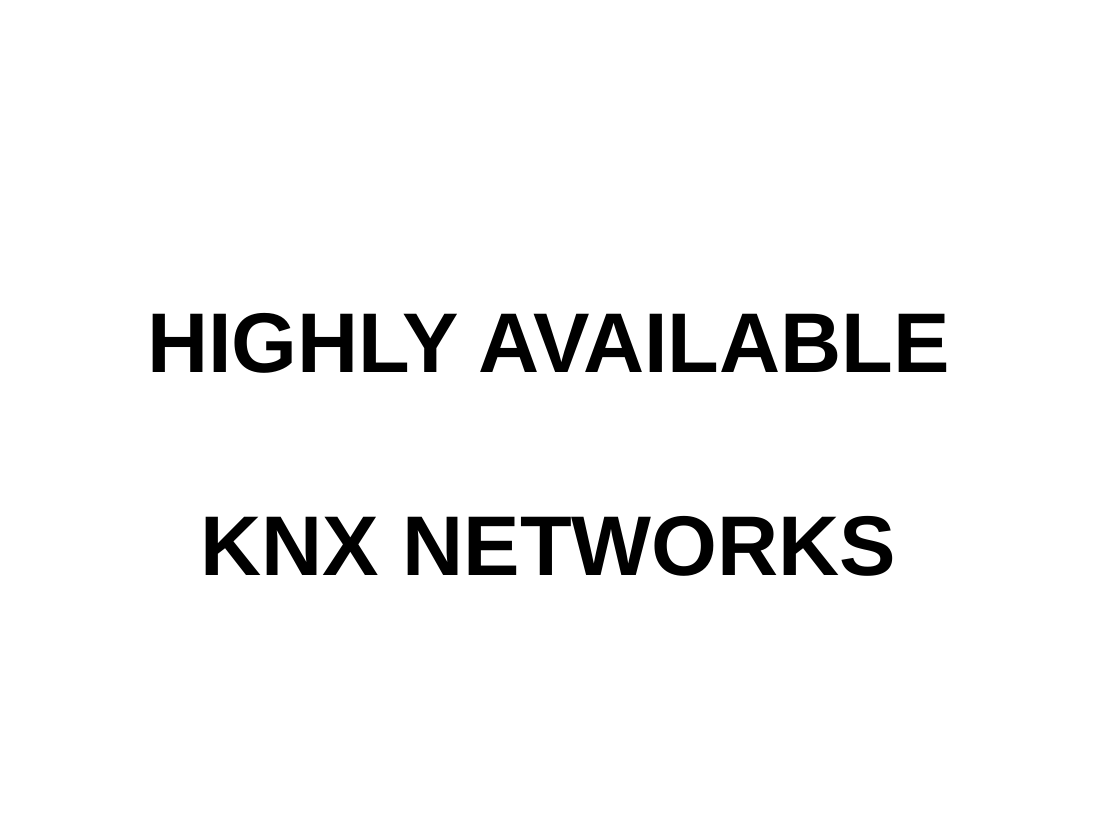
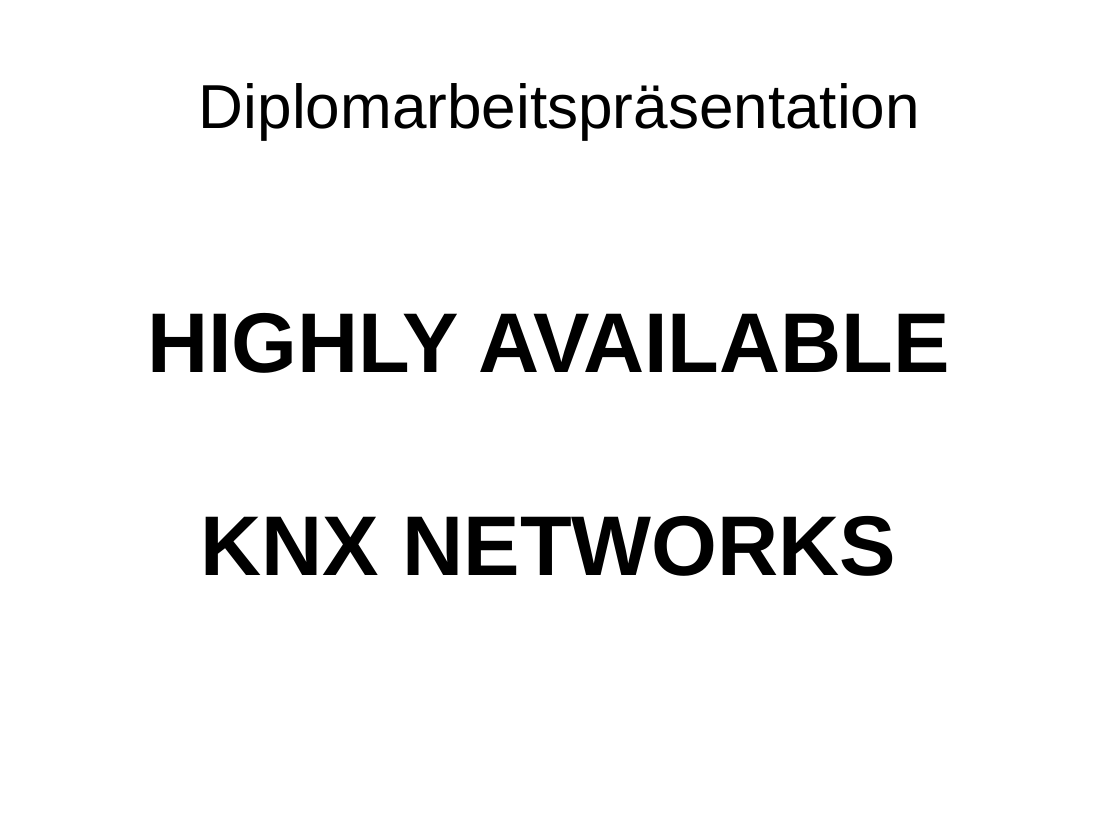
Before and after one commit to hglanzer/knxSec, a slide deck: slide 1 of Praesentation/KNX praesentation.odp. Drawn at 1120x840 pixels with LibreOffice and Linux fonts; fonts in the diff are those of the drawing; background and template pictures are left out. Boxes give left, top, right and bottom in pixels: in the first picture for what was removed or moved away, otherwise in the second. Text is boxed around its words. In the diff, an @@ line names an element or a change of style, - is before the commit and + after.

```diff
--- a/Praesentation/KNX praesentation.odp
+++ b/Praesentation/KNX praesentation.odp
@@ title added at <box>199,83,920,139</box>, 44 pt, text #000000 @@
+Diplomarbeitspräsentation
```
Also in this commit, not shown: 1 other slide changed, 15 slides added, 17 other files.
